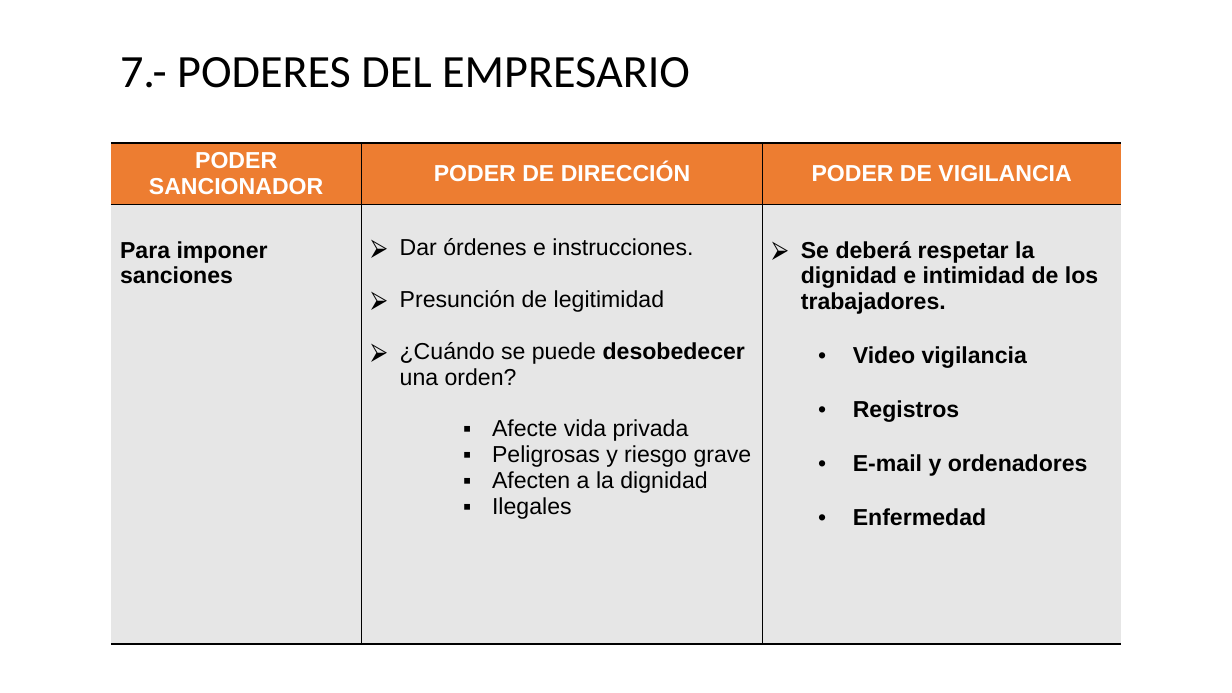
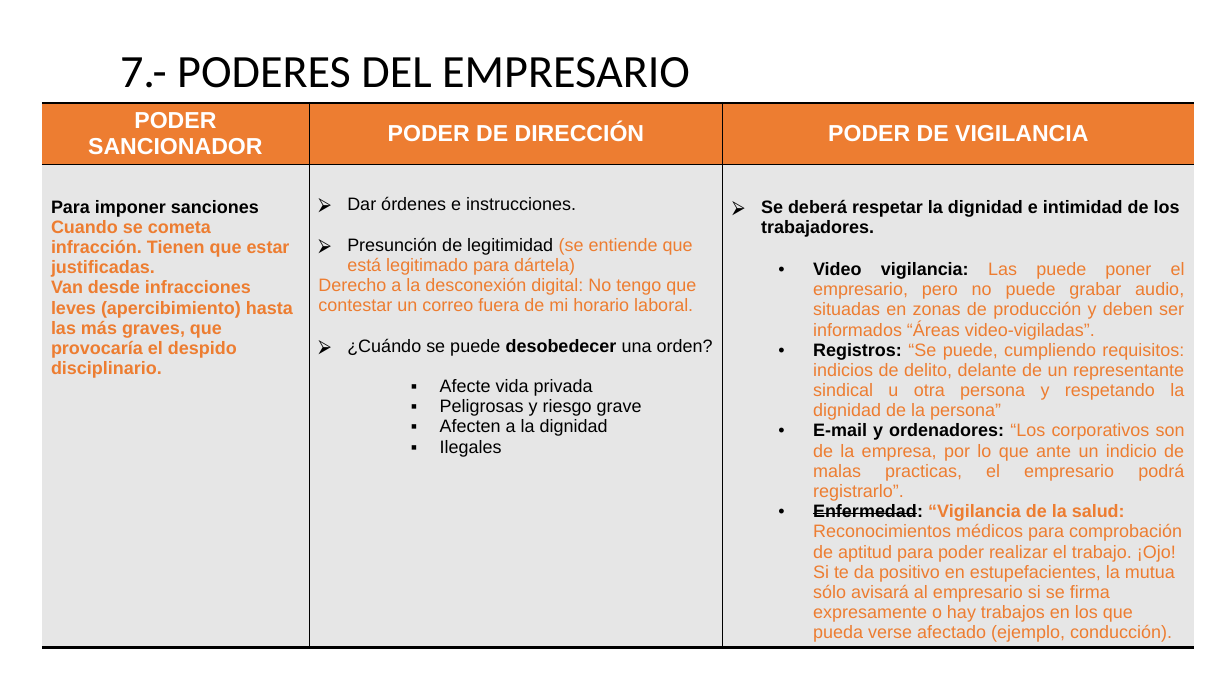
Before and after one commit to DiMaPaGa/daw1, a slide deck: slide 16 of PROGRAMACION/FOL/TEMA 1 FOL ALUMNOS.pptx. Drawn at 1232x693 pixels with LibreOffice and Linux fonts; fonts in the diff are those of the drawing. Boxes give left, top, right and bottom in pixels: in the first picture for what was removed or moved away, otherwise in the second. Text is boxed around its words. In the diff, an @@ line names an element or a change of style, - is before the commit and + after.

```diff
--- a/PROGRAMACION/FOL/TEMA 1 FOL ALUMNOS.pptx
+++ b/PROGRAMACION/FOL/TEMA 1 FOL ALUMNOS.pptx
@@ table at (x1=42, y1=104, x2=1194, y2=652) @@
-row 2: Para imponer sanciones | Dar órdenes e instrucciones. / Presunción de legitimidad / ¿Cuándo se puede desobedecer una orden? / Afecte vida privada / Peligrosas y riesgo grave / Afecten a la dignidad / Ilegales | Se deberá respetar la dignidad e intimidad de los trabajadores. / Video vigilancia / Registros / E-mail y ordenadores / Enfermedad
+row 2: Para imponer sanciones / Cuando se cometa infracción. Tienen que estar justificadas. / Van desde infracciones leves (apercibimiento) hasta las más graves, que provocaría el despido disciplinario. | Dar órdenes e instrucciones. / Presunción de legitimidad (se entiende que está legitimado para dártela) / Derecho a la desconexión digital: No tengo que contestar un correo fuera de mi horario laboral. / ¿Cuándo se puede desobedecer una orden? / Afecte vida privada / Peligrosas y riesgo grave / Afecten a la dignidad / Ilegales | Se deberá respetar la dignidad e intimidad de los trabajadores. / Video vigilancia: Las puede poner el empresario, pero no puede grabar audio, situadas en zonas de producción y deben ser informados “Áreas video-vigiladas”. / Registros: “Se puede, cumpliendo requisitos: indicios de delito, delante de un representante sindical u otra persona y respetando la dignidad de la persona” / E-mail y ordenadores: “Los corporativos son de la empresa, por lo que ante un indicio de malas practicas, el empresario podrá registrarlo”. / Enfermedad: “Vigilancia de la salud: Reconocimientos médicos para comprobación de aptitud para poder realizar el trabajo. ¡Ojo! Si te da positivo en estupefacientes, la mutua sólo avisará al empresario si se firma expresamente o hay trabajos en los que pueda verse afectado (ejemplo, conducción).
@@ table resized from (x1=111, y1=143, x2=1121, y2=639) to (x1=42, y1=104, x2=1194, y2=652) @@
```
Also in this commit, not shown: 5 other slides changed, 7 other files.
